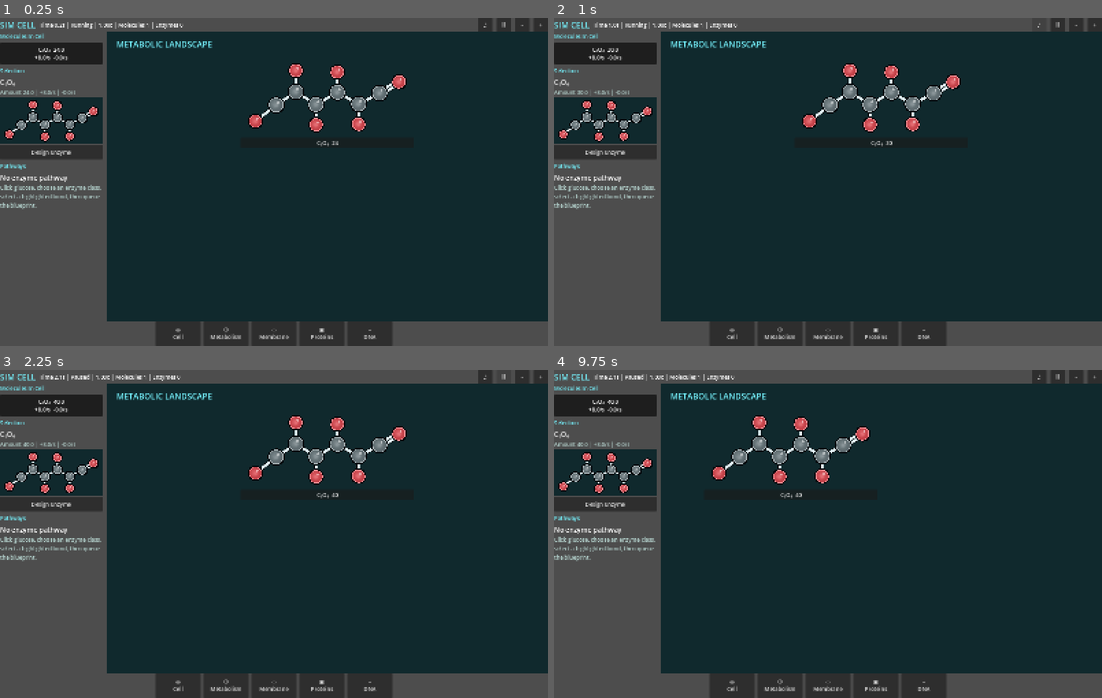
Above: before the commit, frames 1-4 (two rows, left to right).
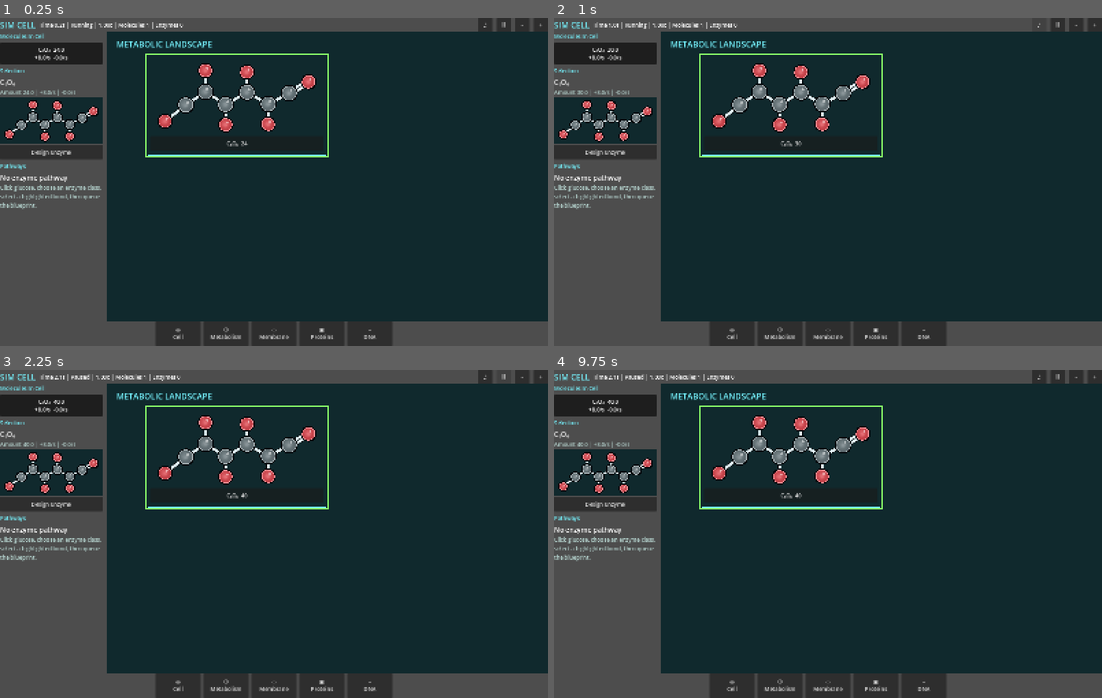
Above: after the commit, the same moments.

Repository: EliasEnglund/SimCell
Game: Godot game, scene res://scenes/main.tscn
The game is run twice, just before and just after one commit, with the same random seed, the same clock (stepped at 60 frames per second) and the same inputs.
Inputs:
- Up to frame 1 (0.25 s): no input
- Up to frame 2 (1 s): click "♫" at 0.5 s
- Up to frame 3 (2.25 s): click "♪" at 1.25 s; click "Ⅱ" at 2 s
- Up to frame 4 (9.75 s): click "-" at 2.75 s; click "+" at 3.5 s; click "C₆O₆ 40.0 +8.0/s -0.0/s" at 4.25 s; click "✂ LYASE" at 5 s; click "= REDUCTASE" at 5.75 s; click "✂ LYASE" at 6.5 s; click "= REDUCTASE" at 7.25 s; click "✂ LYASE" at 8 s; click "= REDUCTASE" at 8.75 s; click "Back" at 9.5 s

The runs differ from the first frame. In frame 1, 3.5% of the frame differs, in the area x 26-75%, y 10-43%; in frame 2, 3.5%; in frame 3, 3.5%; in frame 4, 0.6%.

Commit message:
Improve metabolite selection and layout stability

Diff:
--- a/scripts/core/simulation_state.gd
+++ b/scripts/core/simulation_state.gd
@@ -167,8 +167,14 @@
 		return false
 	var product_ids: Array[String] = []
 	for graph in products:
+		if _escapes_as_carbon_dioxide(graph):
+			emit_signal("event_logged", "One-carbon fragment escaped as CO2 gas.")
+			continue
 		var product_id := _register_molecule(graph)
 		product_ids.append(product_id)
+	if product_ids.is_empty():
+		emit_signal("event_logged", "Reaction product escaped the cell as gas.")
+		return false
 	var blueprint_id := "%s:%s:%d" % [tool, substrate_id.md5_text(), target_index]
 	var blueprint := {
 		"id": blueprint_id,
@@ -301,6 +307,13 @@
 		emit_signal("event_logged", "New molecule discovered: %s." % normalized.get("formula", "Molecule"))
 	return id
 
+func _escapes_as_carbon_dioxide(graph: Dictionary) -> bool:
+	var carbon_count := 0
+	for atom in graph.get("atoms", []):
+		if atom.get("element", "") == Graph.CARBON:
+			carbon_count += 1
+	return carbon_count == 1
+
 func _glucose_id() -> String:
 	for id in molecule_types.keys():
 		if molecule_types[id].get("name", "") == "Glucose":
--- a/scripts/ui/main.gd
+++ b/scripts/ui/main.gd
@@ -156,7 +156,7 @@
 	metabolism_workspace = MetabolismWorkspaceScript.new()
 	metabolism_workspace.simulation = sim
 	metabolism_workspace.set_anchors_preset(Control.PRESET_FULL_RECT)
-	metabolism_workspace.molecule_requested.connect(_select_and_open_designer)
+	metabolism_workspace.molecule_requested.connect(_handle_molecule_click)
 	map_layer.add_child(metabolism_workspace)
 
 func _build_protein_view() -> void:
@@ -211,7 +211,7 @@
 	button.toggle_mode = true
 	button.button_pressed = sim.selected_molecule == id
 	button.custom_minimum_size = Vector2(0, 62)
-	button.pressed.connect(func(): _select_and_open_designer(id))
+	button.pressed.connect(func(): _handle_molecule_click(id))
 	return button
 
 func _refresh_selection_detail() -> void:
@@ -231,7 +231,7 @@
 	canvas.set_molecule(molecule)
 	canvas.gui_input.connect(func(event: InputEvent):
 		if event is InputEventMouseButton and event.pressed and event.button_index == MOUSE_BUTTON_LEFT:
-			_open_enzyme_designer(sim.selected_molecule)
+			_handle_molecule_click(sim.selected_molecule)
 	)
 	detail_panel.add_child(canvas)
 	var button := Button.new()
@@ -326,9 +326,11 @@
 	center.add_child(designer_preview)
 	_refresh_designer()
 
-func _select_and_open_designer(molecule_id: String) -> void:
-	sim.select_molecule(molecule_id)
-	_open_enzyme_designer(molecule_id)
+func _handle_molecule_click(molecule_id: String) -> void:
+	if sim.selected_molecule == molecule_id:
+		_open_enzyme_designer(molecule_id)
+	else:
+		sim.select_molecule(molecule_id)
 
 func _tool_button(id: String, icon: String, label_text: String) -> Button:
 	var button := Button.new()
--- a/scripts/ui/metabolism_workspace.gd
+++ b/scripts/ui/metabolism_workspace.gd
@@ -9,20 +9,27 @@
 var pan_offset := Vector2.ZERO
 var _dragging := false
 var _last_mouse := Vector2.ZERO
+var _drag_distance := 0.0
 var _fixed_zoom := 0.72
+var _layout_positions := {}
 
 func _ready() -> void:
 	mouse_default_cursor_shape = Control.CURSOR_DRAG
 
-func _gui_input(event: InputEvent) -> void:
+func _input(event: InputEvent) -> void:
 	if event is InputEventMouseButton and event.button_index == MOUSE_BUTTON_LEFT:
-		_dragging = event.pressed
-		_last_mouse = event.position
-		mouse_default_cursor_shape = Control.CURSOR_MOVE if _dragging else Control.CURSOR_DRAG
+		if event.pressed and get_global_rect().has_point(event.position):
+			_dragging = true
+			_drag_distance = 0.0
+			_last_mouse = event.position
+			mouse_default_cursor_shape = Control.CURSOR_MOVE
+		elif not event.pressed:
+			_dragging = false
+			mouse_default_cursor_shape = Control.CURSOR_DRAG
 	elif event is InputEventMouseMotion and _dragging:
 		pan_offset += event.position - _last_mouse
+		_drag_distance += event.position.distance_to(_last_mouse)
 		_last_mouse = event.position
-		queue_redraw()
 		_rebuild()
 
 func rebuild() -> void:
@@ -88,25 +95,66 @@
 
 func _metabolism_layout(ids: Array[String], map_width: float) -> Dictionary:
 	var result := {}
+	var sizes := {}
+	for id in ids:
+		sizes[id] = _molecule_canvas_size(simulation.molecule_types[id], _fixed_zoom)
+	if ids.is_empty():
+		return result
+	var first_id := ids[0]
+	if not _layout_positions.has(first_id):
+		var first_size: Vector2 = sizes[first_id]
+		_layout_positions[first_id] = Vector2(map_width * 0.5 - first_size.x * 0.5, 78.0)
+	for pathway in simulation.pathway_arrows():
+		var substrate_id: String = pathway.get("substrate", "")
+		if not _layout_positions.has(substrate_id):
+			continue
+		var products: Array = pathway.get("products", [])
+		for i in products.size():
+			var product_id: String = products[i]
+			if not sizes.has(product_id) or _layout_positions.has(product_id):
+				continue
+			var source_pos: Vector2 = _layout_positions[substrate_id]
+			var source_size: Vector2 = sizes[substrate_id]
+			var product_size: Vector2 = sizes[product_id]
+			var x_offset := (float(i) - float(products.size() - 1) * 0.5) * (product_size.x + 70.0)
+			var preferred := Vector2(source_pos.x + source_size.x * 0.5 - product_size.x * 0.5 + x_offset, source_pos.y + source_size.y + 120.0)
+			_layout_positions[product_id] = _open_position(preferred, product_size, sizes)
 	var gap := Vector2(90.0, 110.0)
-	var top_y := 78.0
 	var row_y := 380.0
 	var row_x := 96.0
 	var row_height := 0.0
 	for i in ids.size():
 		var id := ids[i]
-		var node_size := _molecule_canvas_size(simulation.molecule_types[id], _fixed_zoom)
-		var pos := Vector2(map_width * 0.5 - node_size.x * 0.5, top_y)
-		if i > 0:
+		var node_size: Vector2 = sizes[id]
+		if not _layout_positions.has(id):
 			if row_x + node_size.x > map_width - 80.0:
 				row_x = 96.0
 				row_y += row_height + gap.y
 				row_height = 0.0
-			pos = Vector2(row_x, row_y)
+			_layout_positions[id] = _open_position(Vector2(row_x, row_y), node_size, sizes)
 			row_x += node_size.x + gap.x
 			row_height = maxf(row_height, node_size.y)
-		result[id] = {"position": pos, "size": node_size}
+		result[id] = {"position": _layout_positions[id], "size": node_size}
 	return result
+
+func _open_position(preferred: Vector2, node_size: Vector2, sizes: Dictionary) -> Vector2:
+	var gap := Vector2(84.0, 104.0)
+	var candidate := preferred
+	for attempt in 18:
+		if not _overlaps_existing(candidate, node_size, sizes):
+			return candidate
+		candidate = preferred + Vector2((attempt % 3 - 1) * (node_size.x + gap.x), (attempt / 3 + 1) * (node_size.y + gap.y))
+	return candidate
+
+func _overlaps_existing(pos: Vector2, node_size: Vector2, sizes: Dictionary) -> bool:
+	var rect := Rect2(pos, node_size).grow(34.0)
+	for id in _layout_positions.keys():
+		if not sizes.has(id):
+			continue
+		var other := Rect2(_layout_positions[id], sizes[id]).grow(34.0)
+		if rect.intersects(other):
+			return true
+	return false
 
 func _molecule_canvas_size(molecule: Dictionary, zoom: float) -> Vector2:
 	var atoms: Array = molecule.get("atoms", [])
@@ -122,28 +170,59 @@
 	return graph_size * zoom + Vector2(88.0, 116.0)
 
 func _map_molecule_node(id: String, pos: Vector2, node_size: Vector2) -> Control:
-	var box := VBoxContainer.new()
+	var box := Control.new()
 	box.position = pos
 	box.custom_minimum_size = node_size
+	box.size = node_size
+	if simulation.selected_molecule == id:
+		var highlight := SelectionHighlight.new()
+		highlight.position = Vector2(-12, -12)
+		highlight.custom_minimum_size = node_size + Vector2(24, 24)
+		highlight.size = node_size + Vector2(24, 24)
+		highlight.mouse_filter = Control.MOUSE_FILTER_IGNORE
+		box.add_child(highlight)
 	var canvas = MoleculeCanvasScript.new()
 	canvas.custom_minimum_size = Vector2(node_size.x, maxf(90.0, node_size.y - 48.0))
+	canvas.size = canvas.custom_minimum_size
 	canvas.scale_to_fit = false
 	canvas.fixed_zoom = _fixed_zoom
 	canvas.set_molecule(simulation.molecule_types[id])
 	if float(simulation.molecule_amounts.get(id, 0.0)) <= 0.001:
 		canvas.modulate = Color(1, 1, 1, 0.48)
+	var pressed_on_molecule := false
 	canvas.gui_input.connect(func(event: InputEvent):
-		if event is InputEventMouseButton and event.pressed and event.button_index == MOUSE_BUTTON_LEFT:
-			emit_signal("molecule_requested", id)
+		if event is InputEventMouseButton and event.button_index == MOUSE_BUTTON_LEFT:
+			if event.pressed:
+				pressed_on_molecule = true
+			elif pressed_on_molecule and _drag_distance <= 6.0:
+				pressed_on_molecule = false
+				emit_signal("molecule_requested", id)
+			elif not event.pressed:
+				pressed_on_molecule = false
 	)
 	box.add_child(canvas)
 	var label := Button.new()
+	label.position = Vector2(0, canvas.custom_minimum_size.y)
+	label.size = Vector2(node_size.x, 42.0)
+	label.custom_minimum_size = label.size
 	label.text = "%s  %.0f" % [simulation.molecule_types[id].get("formula", ""), float(simulation.molecule_amounts.get(id, 0.0))]
 	if float(simulation.molecule_amounts.get(id, 0.0)) <= 0.001:
 		label.text = "%s  preview" % simulation.molecule_types[id].get("formula", "")
-	label.pressed.connect(func(): emit_signal("molecule_requested", id))
+	label.pressed.connect(func():
+		if _drag_distance <= 6.0:
+			emit_signal("molecule_requested", id)
+	)
 	box.add_child(label)
 	return box
+
+class SelectionHighlight:
+	extends Control
+
+	func _draw() -> void:
+		var rect := Rect2(Vector2.ZERO, size)
+		draw_rect(rect, Color("10292d"), true)
+		draw_rect(rect, Color("8cff6a"), false, 4.0)
+		draw_rect(rect.grow(-5.0), Color("76f4ff"), false, 1.5)
 
 class ArrowLine:
 	extends Control
--- a/tests/simulation_smoke_test.gd
+++ b/tests/simulation_smoke_test.gd
@@ -16,6 +16,7 @@
 	assert(sim.protein_queue.size() == 1)
 	assert(sim.pathway_list().size() == 1)
 	assert(sim.pathway_list()[0].get("status", "") == "Building")
+	assert(sim.pathway_list()[0].get("products", []).size() == 1)
 	assert(sim.metabolism_molecule_ids().size() > sim.present_molecule_ids().size())
 	for i in 40:
 		sim.tick(0.1)
